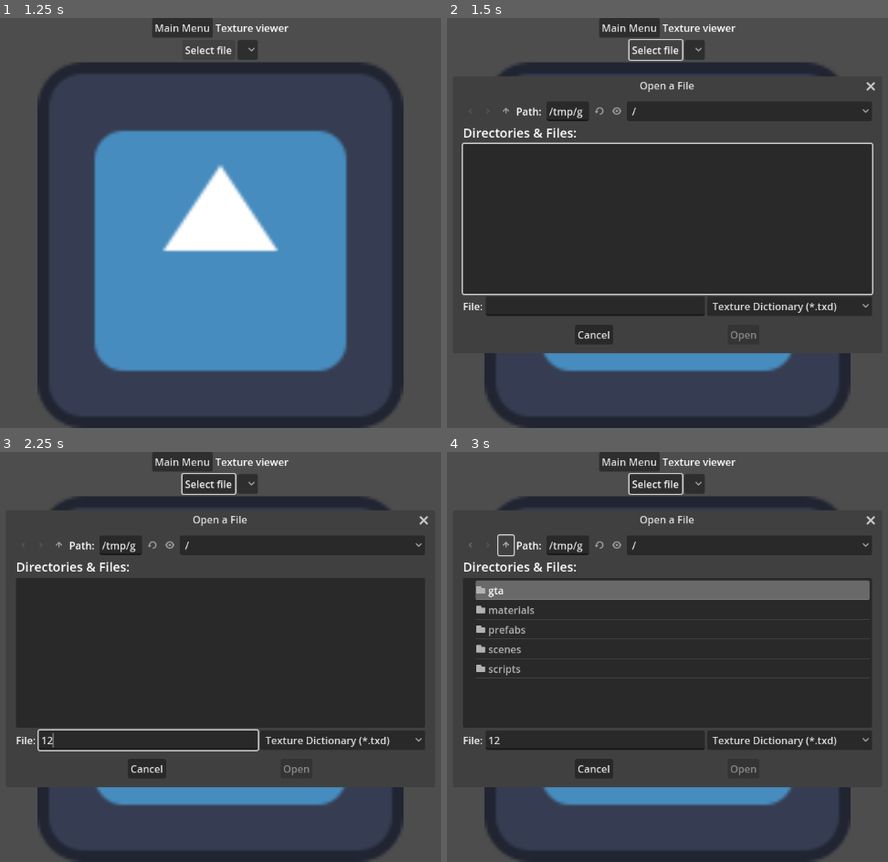
Above: before the commit, frames 1-4 (two rows, left to right).
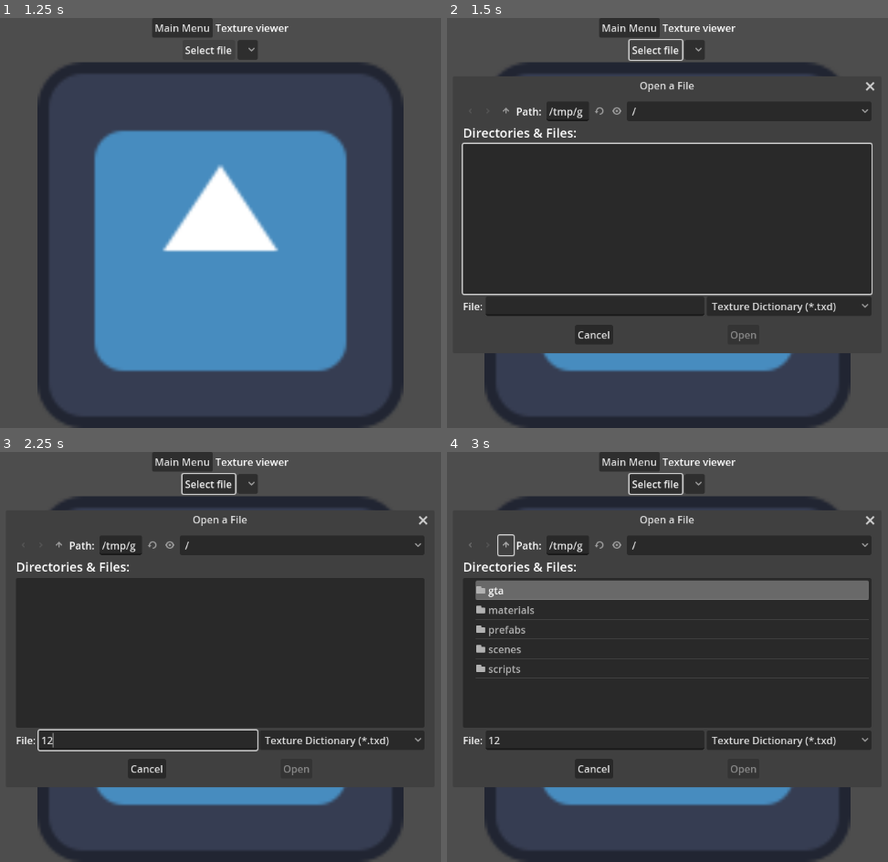
Above: after the commit, the same moments.

Repository: FOSS-Supremacy/OpenLiberty
Game: Godot game, scene res://startup.tscn
The game is run twice, just before and just after one commit, with the same random seed, the same clock (stepped at 60 frames per second) and the same inputs. The engine's default icon, where the game draws it, is replaced by a stand-in: a white triangle on a blue panel in a dark square.
Inputs (mouse positions are in pixels of both pictures, inside the frame that each line leads up to):
- Up to frame 1 (1.25 s): click "Texture viewer" at 0.5 s
- Up to frame 2 (1.5 s): click "Select file" at 1.25 s
- Up to frame 3 (2.25 s): click (149, 739) at 2.02 s; type "12" at 2.1 s
- Up to frame 4 (3 s): click (504, 546) at 2.75 s

Frame 1 is identical in both runs. In frame 2, 0.5% of the frame differs, in the area x 60-98%, y 15-72%; in frame 3, 0.3%; in frame 4, 0.3%.
Error in both runs: Assertion failed: 7 (res://scripts/map_builder.gd:15)

Commit message:
Wait for threads to finish before exiting tree

Diff:
--- a/scripts/classes/streamed_mesh.gd
+++ b/scripts/classes/streamed_mesh.gd
@@ -10,6 +10,11 @@
 
 func _init(idef: ItemDef):
 	_idef = idef
+
+
+func _exit_tree():
+	if _thread.is_alive():
+		_thread.wait_to_finish()
 
 
 func _process(delta: float) -> void:
